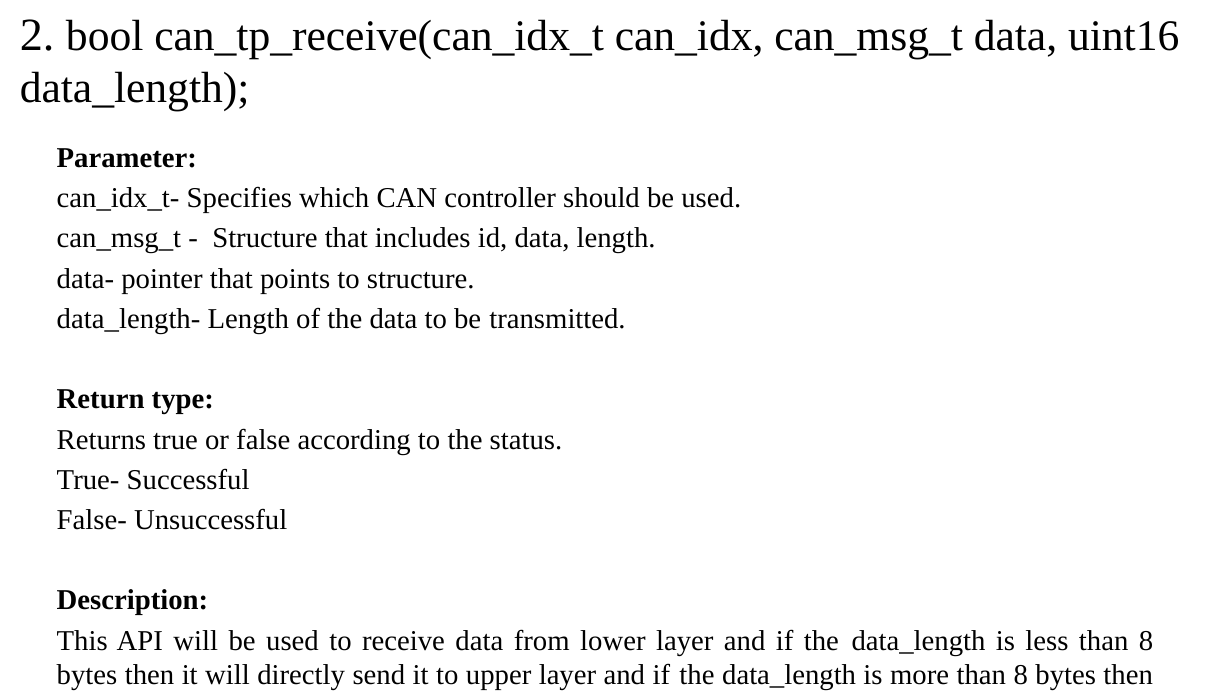
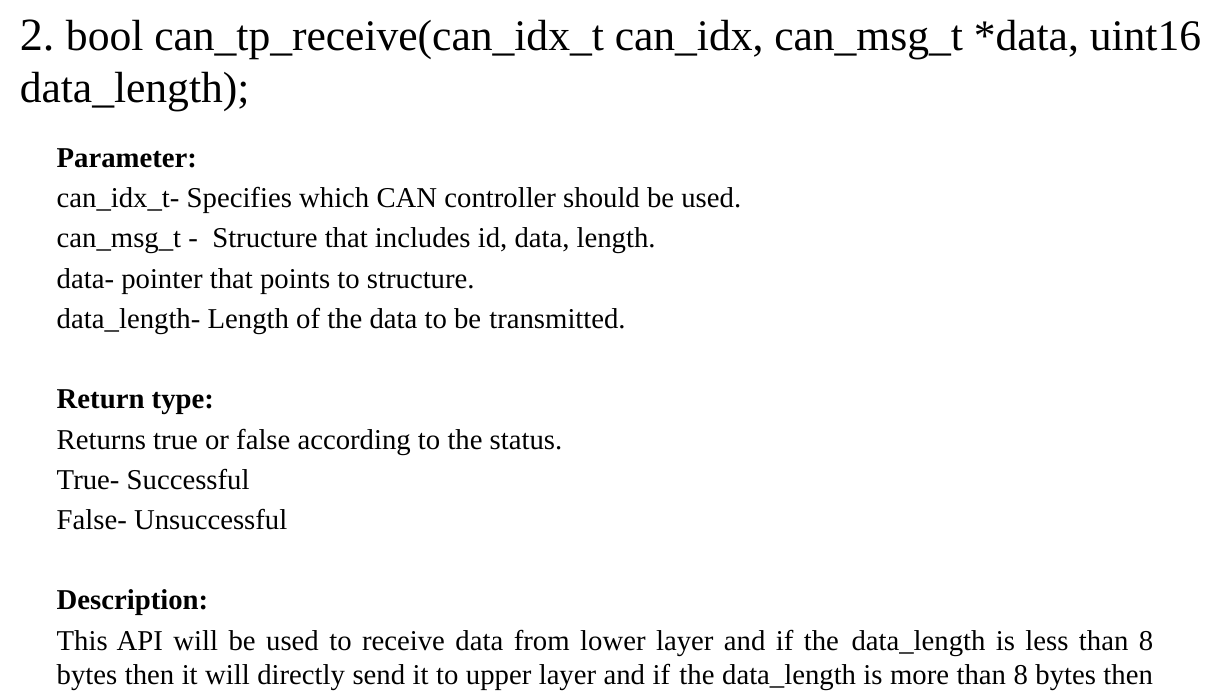
Before and after one commit to aveeresh/OBD_Stack, a slide deck: slide 3 of 20_Design/CAN_TP/DS_OBD_Stack_CAN_TP.pptx. Drawn at 1232x693 pixels with LibreOffice and Linux fonts; fonts in the diff are those of the drawing. Boxes give left, top, right and bottom in pixels: in the first picture for what was removed or moved away, otherwise in the second. Text is boxed around its words. In the diff, an @@ line names an element or a change of style, - is before the commit and + after.

Commit message:
Updated the receive API by passing the pointer of data

```diff
--- a/20_Design/CAN_TP/DS_OBD_Stack_CAN_TP.pptx
+++ b/20_Design/CAN_TP/DS_OBD_Stack_CAN_TP.pptx
@@ text at box(20, 19, 1201, 111): text changed @@
-2. bool can_tp_receive(can_idx_t can_idx, can_msg_t data, uint16 data_length);
+2. bool can_tp_receive(can_idx_t can_idx, can_msg_t *data, uint16 data_length);
```
